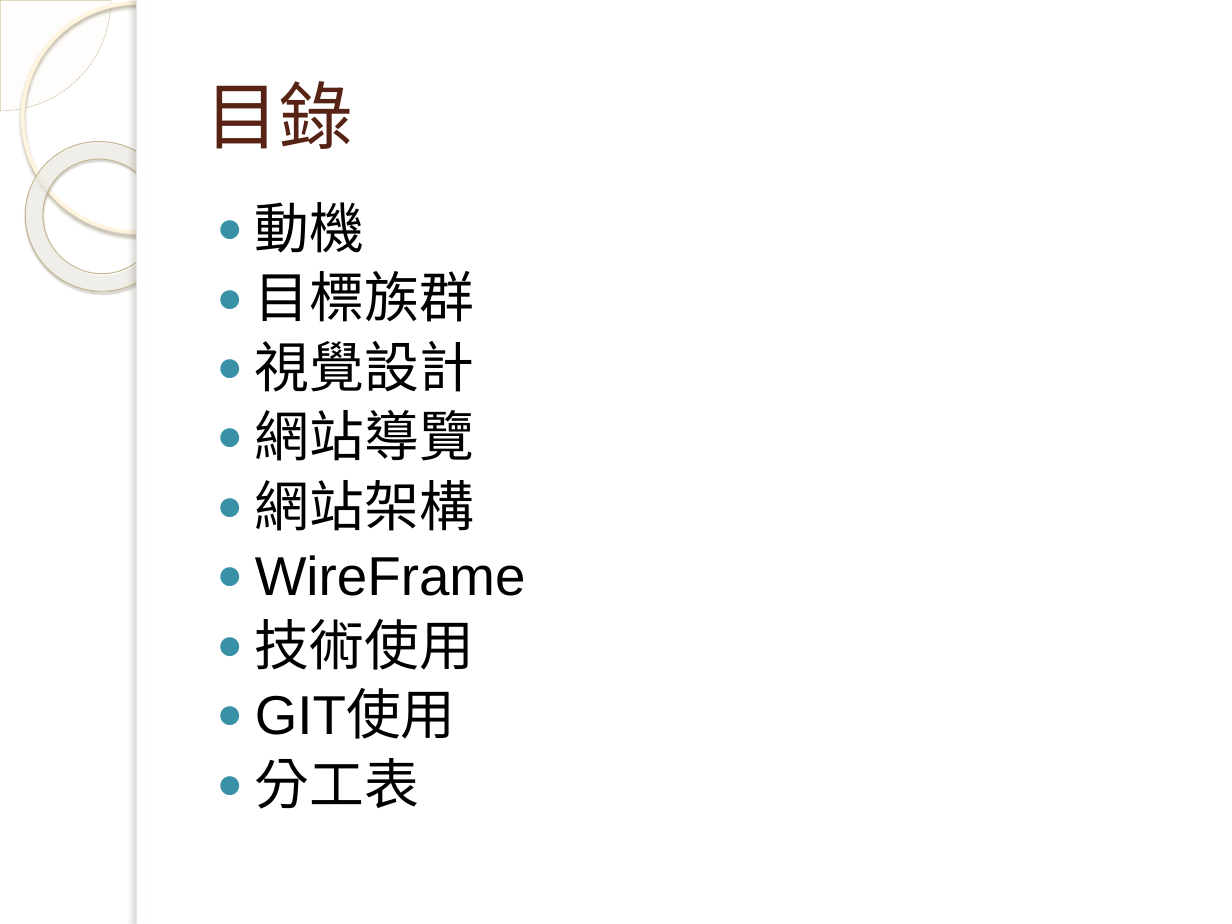
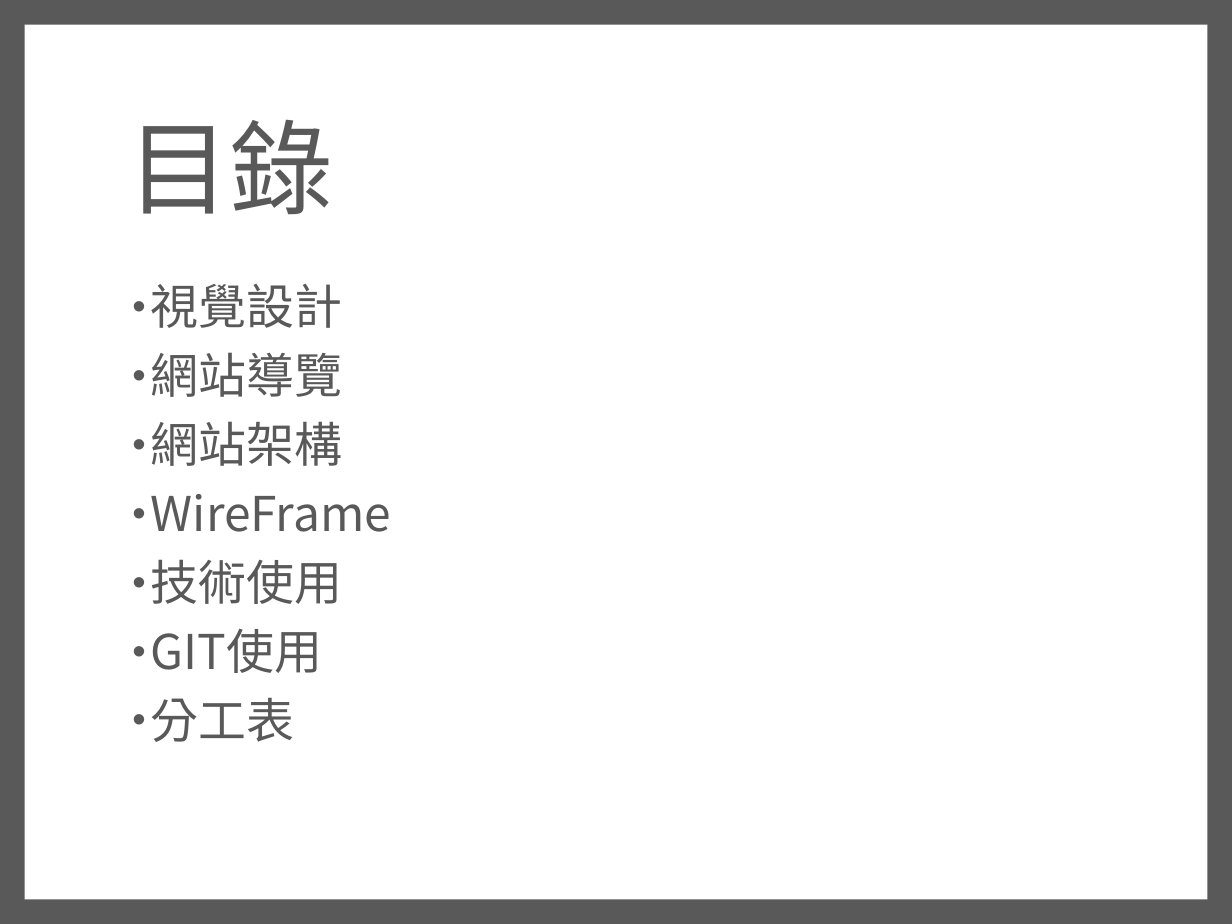
Before and after one commit to asdzxc55888/F2E-project, a slide deck: slide 2 of F2E MID/真·資工系網V3.pptx. Drawn at 1232x924 pixels with LibreOffice and Linux fonts; fonts in the diff are those of the drawing; background and template pictures are left out. Boxes give left, top, right and bottom in pixels: in the first picture for what was removed or moved away, otherwise in the second. Text is boxed around its words. In the diff, an @@ line names an element or a change of style, - is before the commit and + after.

```diff
--- a/F2E MID/真·資工系網V3.pptx
+++ b/F2E MID/真·資工系網V3.pptx
@@ background picture (left out) to #595959 @@
@@ pie slice (boxed as its full ellipse) removed at [0,0,111,111] @@
@@ ellipse removed at [22,2,251,232] @@
@@ rectangle: place and size @@
-rectangle at [137,0,1232,924]
+rectangle at [25,25,1207,899]
@@ rectangle removed at [137,0,147,924] @@
@@ title "目錄": place and size @@
-title "目錄" at [206,81,353,149]
+title "目錄" at [128,119,333,214]
@@ title "目錄" at [128,119,333,214]: size 43 to 60 pt, font Cabin to Noto Sans CJK SC, text colour #572314 to #595959; line spacing 1 to 0.9 @@
@@ donut removed at [0,111,206,322] @@
@@ text at [255,202,474,322]: paragraphs removed @@
-● 動機
-● 目標族群
@@ text "視覺設計": place and size @@
-text "視覺設計" at [255,202,526,809]
+text "視覺設計" at [151,284,391,742]
@@ text "視覺設計" at [151,284,391,742]: size 32 to 28 pt, font Arial to Noto Sans CJK SC, text colour #000000 to #595959; bullet ● to •; more space between paragraphs; bullet colour #3891A7 to #595959 @@
```
Also in this commit, not shown: 9 other slides changed, 4 slides added, 8 slides removed.
